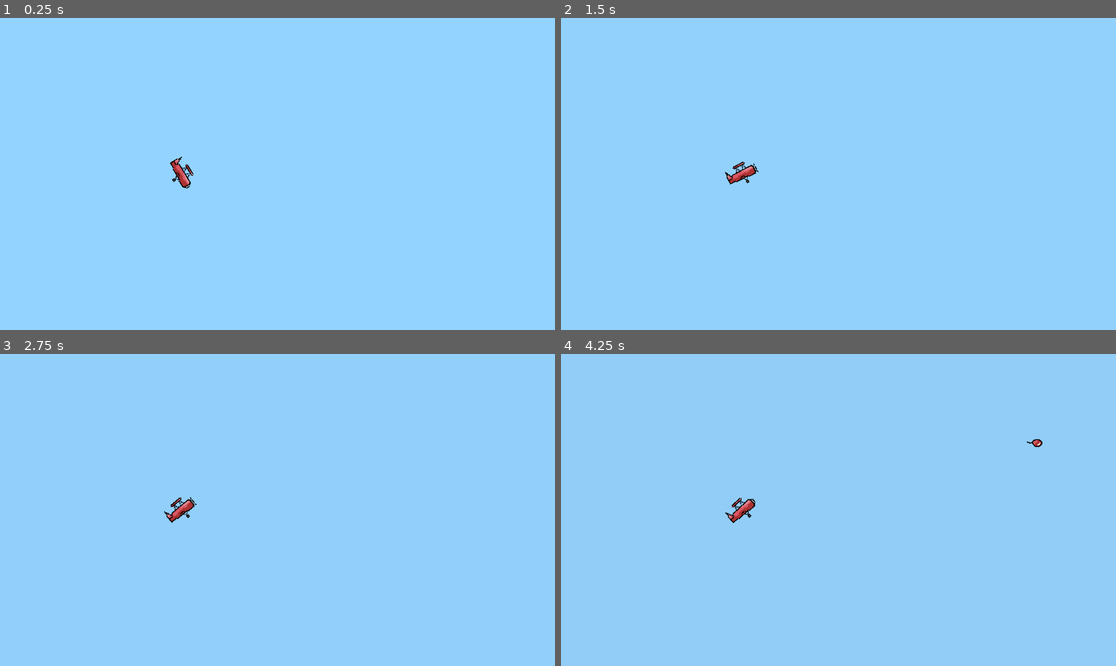
Above: before the commit, frames 1-4 (two rows, left to right).
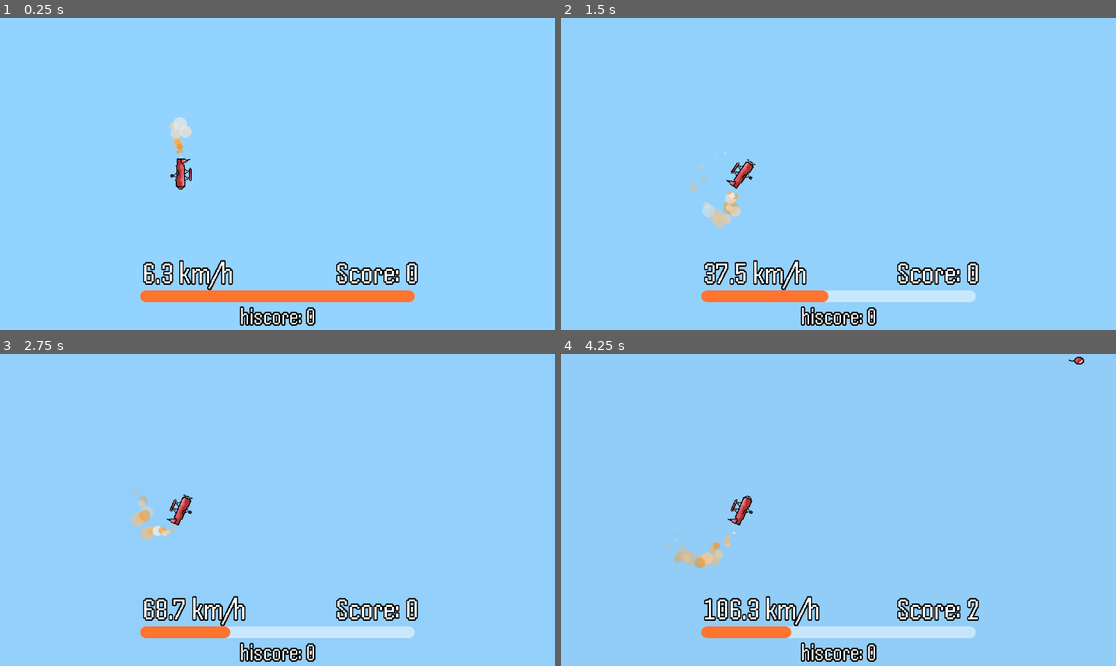
Above: after the commit, the same moments.

Repository: ShellShift/turbulence
Game: Godot game, scene res://scenes/game.tscn
Same seed, same stepped clock (60 frames per second), same inputs: the game is played once before the commit and once after it.
Inputs:
- Up to frame 1 (0.25 s): no input
- Up to frame 2 (1.5 s): hold Space (fly) 0.53-1.28 s; tap Space (fly) at 1.35 s
- Up to frame 3 (2.75 s): hold Space (fly) from 2.03 s (still down)
- Up to frame 4 (4.25 s): release Space (fly) at 2.78 s; tap Space (fly) at 2.85 s; hold Space (fly) from 3.53 s (still down)

The runs differ from the first frame. In frame 1, 4.5% of the frame differs, in the area x 25-76%, y 31-99%; in frame 2, 4.8%; in frame 3, 4.7%; in frame 4, 5.0%, in the area x 18-95%, y 0-99%.

Commit message:
Scoring and HUD

Diff:
--- a/graphics/ui_theme.tres
+++ b/graphics/ui_theme.tres
@@ -1,7 +1,92 @@
-[gd_resource type="Theme" load_steps=2 format=3 uid="uid://b700dh1v6ohvy"]
+[gd_resource type="Theme" load_steps=11 format=3 uid="uid://dukbhiljsmqyd"]
 
 [ext_resource type="FontFile" uid="uid://db71cti55fex3" path="res://graphics/Handjet.ttf" id="1_erhb6"]
+[ext_resource type="Texture2D" uid="uid://ha3oa126p0uu" path="res://graphics/sprites/circle.png" id="1_of07t"]
+
+[sub_resource type="StyleBoxEmpty" id="StyleBoxEmpty_r6p3o"]
+
+[sub_resource type="StyleBoxFlat" id="StyleBoxFlat_im18e"]
+bg_color = Color(0.306923, 0.306923, 0.306923, 1)
+border_width_left = 5
+border_width_top = 5
+border_width_right = 5
+border_width_bottom = 5
+border_color = Color(0, 0, 0, 1)
+expand_margin_left = 20.0
+expand_margin_top = 20.0
+expand_margin_right = 20.0
+expand_margin_bottom = 20.0
+
+[sub_resource type="StyleBoxFlat" id="StyleBoxFlat_3k7mb"]
+bg_color = Color(0, 0, 0, 1)
+border_width_left = 5
+border_width_top = 5
+border_width_right = 5
+border_width_bottom = 5
+border_color = Color(1, 1, 1, 1)
+expand_margin_left = 20.0
+expand_margin_top = 20.0
+expand_margin_right = 20.0
+expand_margin_bottom = 20.0
+
+[sub_resource type="StyleBoxFlat" id="StyleBoxFlat_5qojt"]
+bg_color = Color(1, 1, 1, 1)
+border_width_left = 5
+border_width_top = 5
+border_width_right = 5
+border_width_bottom = 5
+border_color = Color(0, 0, 0, 1)
+expand_margin_left = 20.0
+expand_margin_top = 20.0
+expand_margin_right = 20.0
+expand_margin_bottom = 20.0
+
+[sub_resource type="ImageTexture" id="ImageTexture_hg7qv"]
+
+[sub_resource type="StyleBoxFlat" id="StyleBoxFlat_xul7r"]
+bg_color = Color(1, 0.453333, 0.18, 1)
+corner_radius_top_left = 20
+corner_radius_top_right = 20
+corner_radius_bottom_right = 20
+corner_radius_bottom_left = 20
+expand_margin_left = 12.0
+expand_margin_top = 12.0
+expand_margin_right = 12.0
+expand_margin_bottom = 12.0
+
+[sub_resource type="StyleBoxFlat" id="StyleBoxFlat_34b7e"]
+bg_color = Color(1, 0.637976, 0.483672, 1)
+corner_radius_top_left = 20
+corner_radius_top_right = 20
+corner_radius_bottom_right = 20
+corner_radius_bottom_left = 20
+expand_margin_left = 12.0
+expand_margin_top = 12.0
+expand_margin_right = 12.0
+expand_margin_bottom = 12.0
+
+[sub_resource type="StyleBoxFlat" id="StyleBoxFlat_bj83m"]
+bg_color = Color(1, 1, 1, 0.501961)
+corner_radius_top_left = 20
+corner_radius_top_right = 20
+corner_radius_bottom_right = 20
+corner_radius_bottom_left = 20
+expand_margin_left = 12.0
+expand_margin_top = 12.0
+expand_margin_right = 12.0
+expand_margin_bottom = 12.0
 
 [resource]
 default_font = ExtResource("1_erhb6")
 default_font_size = 64
+Button/colors/font_pressed_color = Color(0, 0, 0, 1)
+Button/styles/focus = SubResource("StyleBoxEmpty_r6p3o")
+Button/styles/hover = SubResource("StyleBoxFlat_im18e")
+Button/styles/normal = SubResource("StyleBoxFlat_3k7mb")
+Button/styles/pressed = SubResource("StyleBoxFlat_5qojt")
+HSlider/icons/grabber = ExtResource("1_of07t")
+HSlider/icons/grabber_disabled = SubResource("ImageTexture_hg7qv")
+HSlider/icons/grabber_highlight = ExtResource("1_of07t")
+HSlider/styles/grabber_area = SubResource("StyleBoxFlat_xul7r")
+HSlider/styles/grabber_area_highlight = SubResource("StyleBoxFlat_34b7e")
+HSlider/styles/slider = SubResource("StyleBoxFlat_bj83m")
--- a/prefabs/plane.tscn
+++ b/prefabs/plane.tscn
@@ -1,10 +1,26 @@
-[gd_scene load_steps=7 format=3 uid="uid://bxxdclsou0bic"]
+[gd_scene load_steps=11 format=3 uid="uid://bxxdclsou0bic"]
 
 [ext_resource type="Script" path="res://scripts/plane.gd" id="1_xiqh5"]
 [ext_resource type="Texture2D" uid="uid://crp11bsx5kfml" path="res://graphics/sprites/plane.png" id="2_xw1i6"]
+[ext_resource type="Texture2D" uid="uid://ha3oa126p0uu" path="res://graphics/sprites/circle.png" id="3_cv20e"]
 
 [sub_resource type="RectangleShape2D" id="RectangleShape2D_0ghqv"]
 size = Vector2(32, 22)
+
+[sub_resource type="Animation" id="Animation_7uugq"]
+length = 0.001
+tracks/0/type = "value"
+tracks/0/imported = false
+tracks/0/enabled = true
+tracks/0/path = NodePath("Sprite:frame")
+tracks/0/interp = 1
+tracks/0/loop_wrap = true
+tracks/0/keys = {
+"times": PackedFloat32Array(0),
+"transitions": PackedFloat32Array(1),
+"update": 1,
+"values": [0]
+}
 
 [sub_resource type="Animation" id="Animation_qkqhj"]
 resource_name = "moving"
@@ -23,39 +39,34 @@
 "values": [0, 1, 2]
 }
 
-[sub_resource type="Animation" id="Animation_7uugq"]
-length = 0.001
-tracks/0/type = "value"
-tracks/0/imported = false
-tracks/0/enabled = true
-tracks/0/path = NodePath("Sprite:frame")
-tracks/0/interp = 1
-tracks/0/loop_wrap = true
-tracks/0/keys = {
-"times": PackedFloat32Array(0),
-"transitions": PackedFloat32Array(1),
-"update": 1,
-"values": [0]
-}
-
 [sub_resource type="AnimationLibrary" id="AnimationLibrary_dr3su"]
 _data = {
 "RESET": SubResource("Animation_7uugq"),
 "moving": SubResource("Animation_qkqhj")
 }
 
+[sub_resource type="Curve" id="Curve_k6vrm"]
+_data = [Vector2(0, 0), 0.0, 0.0, 0, 0, Vector2(0.5, 1), 0.0, 0.0, 0, 0, Vector2(1, 0), 0.0, 0.0, 0, 0]
+point_count = 3
+
+[sub_resource type="Gradient" id="Gradient_kmjj5"]
+colors = PackedColorArray(1, 1, 1, 1, 1, 1, 1, 0)
+
+[sub_resource type="Gradient" id="Gradient_6ditd"]
+colors = PackedColorArray(1, 0.533333, 0, 1, 1, 1, 1, 1)
+
 [node name="Plane" type="CharacterBody2D"]
 script = ExtResource("1_xiqh5")
 speed = 100.0
-increase_speed = 50.0
+increase_speed = 25.0
 max_speed = 500.0
 velocity_clamp = Vector2(-500, 500)
 fly_velocity = 4.875
-increase_fly = 50.0
+increase_fly = 25.0
 max_fly = 24.375
-fuel_speed = 50.0
-fuel_decrease_speed = 25.0
-max_fuel = 25.0
+fuel_speed = 200.0
+fuel_decrease_speed = 100.0
+max_fuel = 100.0
 
 [node name="Sprite" type="Sprite2D" parent="."]
 texture = ExtResource("2_xw1i6")
@@ -69,3 +80,19 @@
 "": SubResource("AnimationLibrary_dr3su")
 }
 autoplay = "moving"
+
+[node name="CPUParticles2D" type="CPUParticles2D" parent="."]
+z_index = -1
+amount = 25
+lifetime = 0.5
+texture = ExtResource("3_cv20e")
+direction = Vector2(-1, 0)
+spread = 22.0
+gravity = Vector2(0, 0)
+initial_velocity_min = 62.0
+initial_velocity_max = 125.0
+scale_amount_min = 0.25
+scale_amount_max = 0.5
+scale_amount_curve = SubResource("Curve_k6vrm")
+color_ramp = SubResource("Gradient_kmjj5")
+color_initial_ramp = SubResource("Gradient_6ditd")
--- a/scenes/game.tscn
+++ b/scenes/game.tscn
@@ -1,60 +1,14 @@
-[gd_scene load_steps=18 format=3 uid="uid://xrkcj0ayqrqn"]
+[gd_scene load_steps=14 format=3 uid="uid://xrkcj0ayqrqn"]
 
 [ext_resource type="PackedScene" uid="uid://bxxdclsou0bic" path="res://prefabs/plane.tscn" id="1_3i0em"]
 [ext_resource type="Script" path="res://scripts/camera.gd" id="1_7jmaq"]
-[ext_resource type="FontFile" uid="uid://db71cti55fex3" path="res://graphics/Handjet.ttf" id="1_7rr75"]
+[ext_resource type="Script" path="res://scripts/game.gd" id="1_uryna"]
 [ext_resource type="Script" path="res://scripts/lose_menu.gd" id="2_fpu3c"]
 [ext_resource type="Script" path="res://scripts/spawner.gd" id="3_l7hnn"]
 [ext_resource type="Script" path="res://scripts/pause_menu.gd" id="3_v2x1u"]
 [ext_resource type="PackedScene" uid="uid://d2rikdh5x743t" path="res://prefabs/balloon.tscn" id="4_26pqh"]
+[ext_resource type="Theme" uid="uid://dukbhiljsmqyd" path="res://graphics/ui_theme.tres" id="4_h4is3"]
 [ext_resource type="PackedScene" uid="uid://cq6bvm8gcv3ro" path="res://prefabs/rock.tscn" id="5_lscy8"]
-
-[sub_resource type="StyleBoxEmpty" id="StyleBoxEmpty_r6p3o"]
-
-[sub_resource type="StyleBoxFlat" id="StyleBoxFlat_im18e"]
-bg_color = Color(0.306923, 0.306923, 0.306923, 1)
-border_width_left = 5
-border_width_top = 5
-border_width_right = 5
-border_width_bottom = 5
-border_color = Color(0, 0, 0, 1)
-expand_margin_left = 20.0
-expand_margin_top = 20.0
-expand_margin_right = 20.0
-expand_margin_bottom = 20.0
-
-[sub_resource type="StyleBoxFlat" id="StyleBoxFlat_3k7mb"]
-bg_color = Color(0, 0, 0, 1)
-border_width_left = 5
-border_width_top = 5
-border_width_right = 5
-border_width_bottom = 5
-border_color = Color(1, 1, 1, 1)
-expand_margin_left = 20.0
-expand_margin_top = 20.0
-expand_margin_right = 20.0
-expand_margin_bottom = 20.0
-
-[sub_resource type="StyleBoxFlat" id="StyleBoxFlat_5qojt"]
-bg_color = Color(1, 1, 1, 1)
-border_width_left = 5
-border_width_top = 5
-border_width_right = 5
-border_width_bottom = 5
-border_color = Color(0, 0, 0, 1)
-expand_margin_left = 20.0
-expand_margin_top = 20.0
-expand_margin_right = 20.0
-expand_margin_bottom = 20.0
-
-[sub_resource type="Theme" id="Theme_81lks"]
-default_font = ExtResource("1_7rr75")
-default_font_size = 64
-Button/colors/font_pressed_color = Color(0, 0, 0, 1)
-Button/styles/focus = SubResource("StyleBoxEmpty_r6p3o")
-Button/styles/hover = SubResource("StyleBoxFlat_im18e")
-Button/styles/normal = SubResource("StyleBoxFlat_3k7mb")
-Button/styles/pressed = SubResource("StyleBoxFlat_5qojt")
 
 [sub_resource type="Animation" id="Animation_65uy4"]
 length = 0.001
@@ -145,8 +99,74 @@
 }
 
 [node name="Game" type="Node2D"]
+script = ExtResource("1_uryna")
 
 [node name="CanvasLayer" type="CanvasLayer" parent="."]
+
+[node name="SpeedLabel" type="Label" parent="CanvasLayer"]
+anchors_preset = 7
+anchor_left = 0.5
+anchor_top = 1.0
+anchor_right = 0.5
+anchor_bottom = 1.0
+offset_left = -280.5
+offset_top = -154.0
+offset_right = -39.5
+offset_bottom = -81.0
+grow_horizontal = 2
+grow_vertical = 0
+theme = ExtResource("4_h4is3")
+theme_override_constants/outline_size = 10
+text = "100.0 km/h"
+
+[node name="ScoreLabel" type="Label" parent="CanvasLayer"]
+anchors_preset = 7
+anchor_left = 0.5
+anchor_top = 1.0
+anchor_right = 0.5
+anchor_bottom = 1.0
+offset_left = -11.5
+offset_top = -154.0
+offset_right = 291.5
+offset_bottom = -81.0
+grow_horizontal = 2
+grow_vertical = 0
+theme = ExtResource("4_h4is3")
+theme_override_constants/outline_size = 10
+text = "Score: 500000"
+horizontal_alignment = 2
+
+[node name="HiscoreLabel" type="Label" parent="CanvasLayer"]
+anchors_preset = 7
+anchor_left = 0.5
+anchor_top = 1.0
+anchor_right = 0.5
+anchor_bottom = 1.0
+offset_left = -151.5
+offset_top = -55.0
+offset_right = 151.5
+grow_horizontal = 2
+grow_vertical = 0
+theme = ExtResource("4_h4is3")
+theme_override_constants/outline_size = 10
+theme_override_font_sizes/font_size = 48
+text = "hiscore: 500000"
+horizontal_alignment = 1
+
+[node name="FuelSlider" type="HSlider" parent="CanvasLayer"]
+anchors_preset = 7
+anchor_left = 0.5
+anchor_top = 1.0
+anchor_right = 0.5
+anchor_bottom = 1.0
+offset_left = -273.0
+offset_top = -70.0
+offset_right = 273.0
+offset_bottom = -54.0
+grow_horizontal = 2
+grow_vertical = 0
+theme = ExtResource("4_h4is3")
+editable = false
 
 [node name="LoseMenu" type="Panel" parent="CanvasLayer"]
 process_mode = 3
@@ -158,7 +178,7 @@
 offset_bottom = -648.0
 grow_horizontal = 2
 grow_vertical = 2
-theme = SubResource("Theme_81lks")
+theme = ExtResource("4_h4is3")
 script = ExtResource("2_fpu3c")
 
 [node name="Label" type="Label" parent="CanvasLayer/LoseMenu"]
@@ -215,9 +235,11 @@
 anchors_preset = 15
 anchor_right = 1.0
 anchor_bottom = 1.0
-grow_horizontal = 2
-grow_vertical = 2
-theme = SubResource("Theme_81lks")
+offset_top = -648.0
+offset_bottom = -648.0
+grow_horizontal = 2
+grow_vertical = 2
+theme = ExtResource("4_h4is3")
 script = ExtResource("3_v2x1u")
 
 [node name="Label" type="Label" parent="CanvasLayer/PauseMenu"]
@@ -299,6 +321,7 @@
 color = Color(0.482353, 0.482353, 0.482353, 0)
 
 [node name="Plane" parent="." instance=ExtResource("1_3i0em")]
+speed = 0.0
 
 [node name="Spawner" type="Node2D" parent="."]
 script = ExtResource("3_l7hnn")
@@ -307,6 +330,8 @@
 time = 2.0
 time_decrease = 0.05
 min_time = 0.25
+smin = Vector2(-48, -48)
+smax = Vector2(48, 48)
 
 [connection signal="pressed" from="CanvasLayer/LoseMenu/Restart" to="CanvasLayer/LoseMenu" method="restart"]
 [connection signal="pressed" from="CanvasLayer/LoseMenu/Quit" to="CanvasLayer/LoseMenu" method="quit"]
--- /dev/null
+++ b/scripts/game.gd
@@ -0,0 +1,27 @@
+extends Node2D
+
+@onready var plane = $Plane
+@onready var score_label = $CanvasLayer/ScoreLabel
+@onready var hiscore_label = $CanvasLayer/HiscoreLabel
+var score: int
+var hiscore: int
+
+func _ready():
+	if FileAccess.file_exists("user://hiscore"):
+		var file = FileAccess.open("user://hiscore", FileAccess.READ)
+		hiscore = int(file.get_as_text())
+		file.close()
+	hiscore_label.text = "hiscore: %d" % hiscore
+
+func _process(delta):
+	if plane.dead: return
+	score = plane.position.x * .01
+	score_label.text = "Score: %d" % score
+	if score > hiscore:
+		hiscore = score
+
+func lose():
+	hiscore_label.text = "hiscore: %d" % hiscore
+	var file = FileAccess.open("user://hiscore", FileAccess.WRITE)
+	file.store_string(str(hiscore))
+	file.close()
--- a/scripts/lose_menu.gd
+++ b/scripts/lose_menu.gd
@@ -1,4 +1,9 @@
 class_name LoseMenu extends Panel
+
+func activate():
+	if visible: return
+	$"../..".lose()
+	$AnimationPlayer.play("slide")
 
 func restart():
 	Scenes.reload()
--- a/scripts/plane.gd
+++ b/scripts/plane.gd
@@ -10,24 +10,29 @@
 @export var fuel_speed: float
 @export var fuel_decrease_speed: float
 @export var max_fuel: float
+@onready var fuel_slider = $"../CanvasLayer/FuelSlider"
+@onready var speed_label = $"../CanvasLayer/SpeedLabel"
 var fuel: float
-var input_active: bool = true
+var dead: bool
 
 func _ready():
 	fuel = max_fuel
+	fuel_slider.max_value = fuel
 
 const gravity = 12.25
 func _physics_process(delta):
 	speed += delta * increase_speed
 	speed = clamp(speed, 0, max_speed)
+	speed_label.text = "%000.1f km/h" % speed
 	fly_velocity += delta * increase_fly
 	fly_velocity = clamp(fly_velocity, 0, max_fly)
 	velocity.x = speed
-	if Input.is_action_pressed("fly") && input_active:
+	if Input.is_action_pressed("fly") and !dead:
 		if fuel > 0:
 			velocity.y -= fly_velocity
 			fuel -= delta * fuel_decrease_speed
 	else: fuel = clamp(fuel + delta * fuel_speed, 0, max_fuel)
+	fuel_slider.value = lerp(fuel_slider.value, fuel, .75)
 	velocity.y += gravity
 	velocity.y = clamp(velocity.y, velocity_clamp.x, velocity_clamp.y)
 	look_at(position + velocity)
--- a/scripts/rock.gd
+++ b/scripts/rock.gd
@@ -6,12 +6,11 @@
 	rotation = randf_range(-TAU, TAU)
 
 func _on_body_entered(body):
-	body.input_active = false
+	body.dead = true
 	queue_free()
 	Camera.shake()
 	Particles.spawn(particle, self, false)
-	if !$"../CanvasLayer/LoseMenu".visible:
-		$"../CanvasLayer/LoseMenu/AnimationPlayer".play("slide")
+	$"../CanvasLayer/LoseMenu".activate()
 
 func _on_screen_exited():
 	queue_free()
--- a/scripts/spawner.gd
+++ b/scripts/spawner.gd
@@ -6,8 +6,8 @@
 @export var time: float
 @export var time_decrease: float
 @export var min_time: float
-@export var mini: Vector2
-@export var maxi: Vector2
+@export var smin: Vector2
+@export var smax: Vector2
 var start_time: float
 var timer: float
 var prefab: int
@@ -17,7 +17,7 @@
 
 func spawn():
 	var object = prefabs[prefab].instantiate()
-	var random = Vector2(randf_range(mini.x, maxi.x), randf_range(mini.y, maxi.y))
+	var random = Vector2(randf_range(smin.x, smax.x), randf_range(smin.y, smax.y))
 	object.position = plane.position + offset.rotated(plane.velocity.angle()) + random
 	add_sibling(object)
 
Binary file added: graphics/sprites/grabber.png
Not shown, added: graphics/sprites/grabber.png.import
